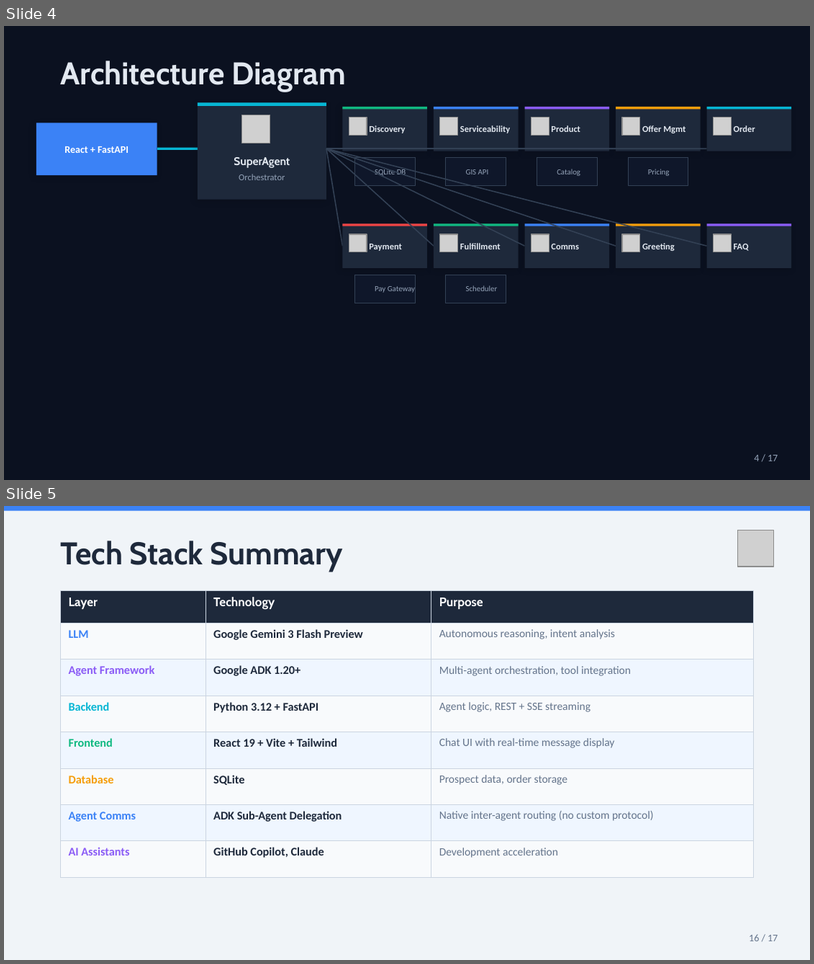
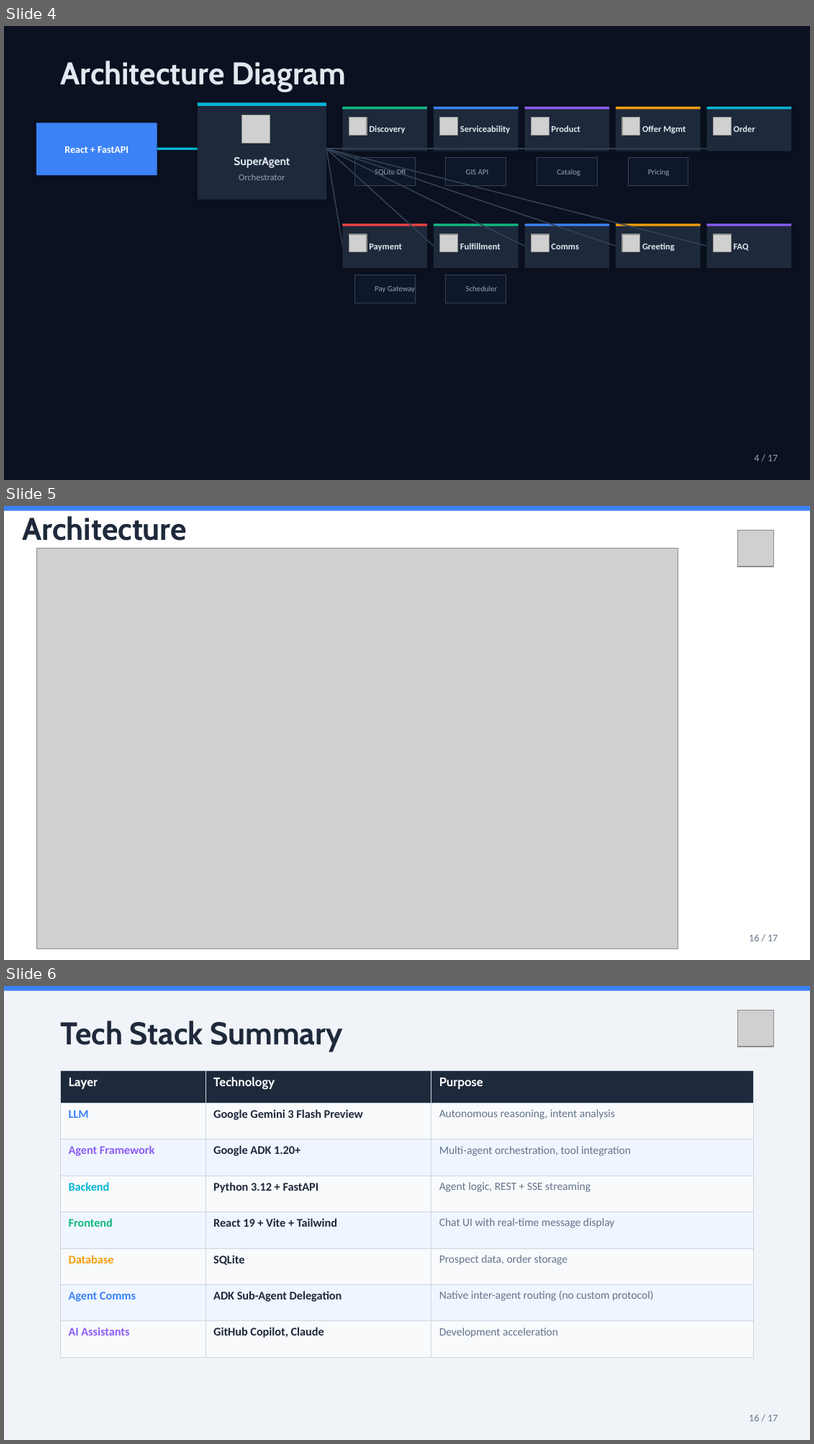
Before and after one commit to sudhamanc/ConversationalSalesAgent, a slide deck: B2B_Sales_Agent_Progress_Report.pptx. Shown one above the other, each under a label of ours: slides 4 and 5 before the commit, slides 4, 5 and 6 after it. The pictures are 814x964 and 814x1444 pixels, drawn with LibreOffice and Linux fonts; fonts in the diff are those of the drawing; grey boxes stand for pictures; background and template pictures are left out. Boxes give left, top, right and bottom in pixels: in the first picture for what was removed or moved away, otherwise in the second. Text is boxed around its words. In the diff, an @@ line names an element or a change of style, - is before the commit and + after.

Commit message:
Add architecture diagram and update documentation
- Add architecture-diagram.png (visual system diagram)
- Add architecture.html (interactive HTML version with styling)
- Rename ARCHITECTURE_DIAGRAM.md to Architecture.md
- Update Architecture.md to display diagram image
- Update README.md with architecture diagram and improved documentation section
- Update B2B_Sales_Agent_Progress_Report.pptx

```diff
--- a/B2B_Sales_Agent_Progress_Report.pptx
+++ b/B2B_Sales_Agent_Progress_Report.pptx
@@ slide 5 added at (x1=4, y1=506, x2=810, y2=960), background #FFFFFF @@
@@ rectangle added at (x1=4, y1=506, x2=810, y2=511), fill #3B82F6 @@
@@ text added at (x1=23, y1=516, x2=187, y2=541), 28 pt, text #1E293B, bold @@
+Architecture
@@ picture added at (x1=37, y1=548, x2=679, y2=949) @@
@@ picture added at (x1=738, y1=530, x2=774, y2=566) @@
@@ text added at (x1=749, y1=934, x2=778, y2=941), 9 pt, text #64748B @@
+16 / 17
@@ what was slide 5 is now slide 6 @@
```
Also in this commit, not shown: 4 other files.
